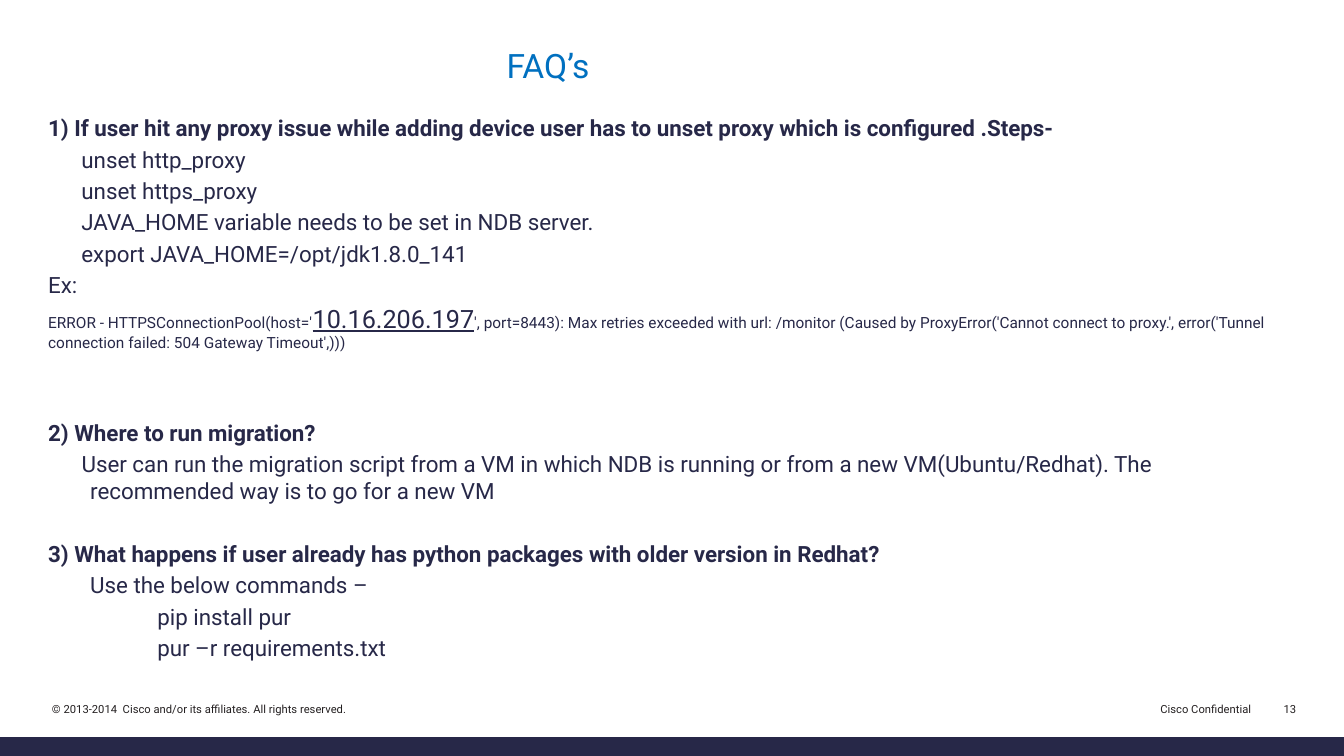
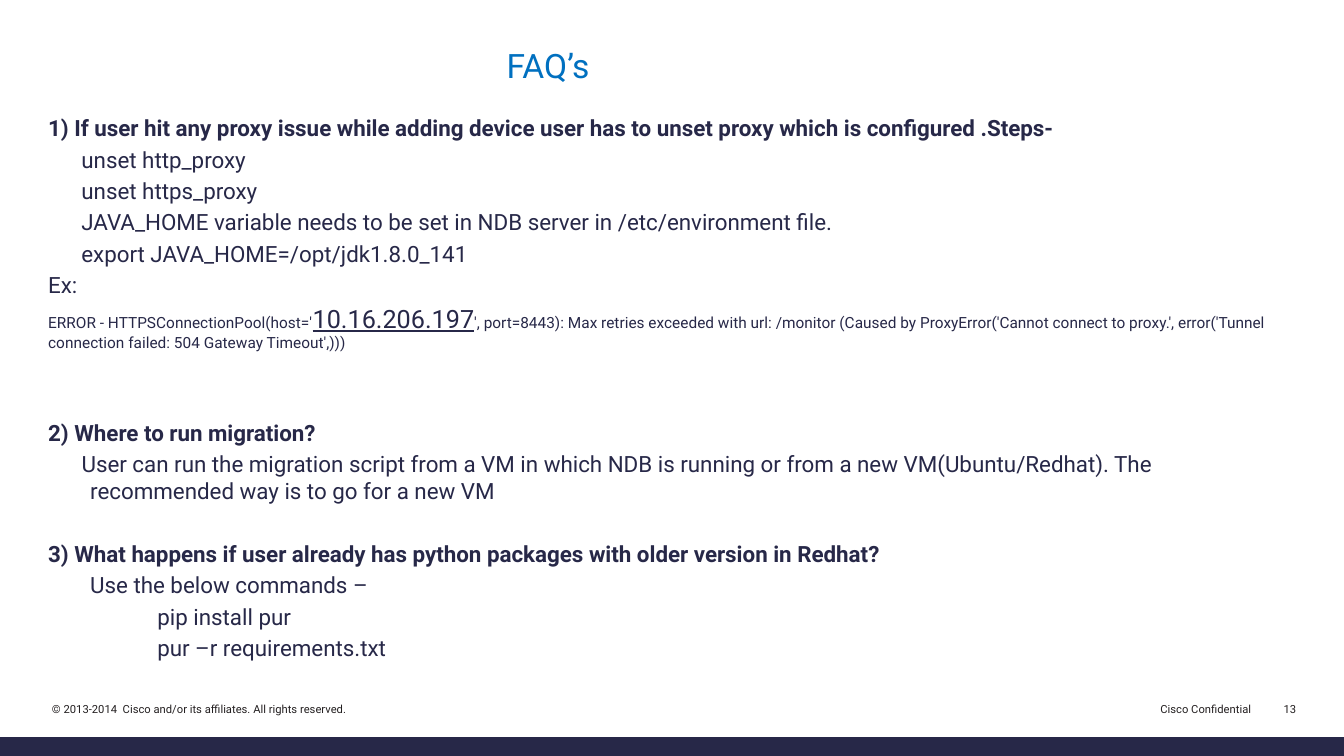
Before and after one commit to datacenter/nexus9000, a slide deck: slide 13 of nexusdatabroker/NDBMigration/NDBMigrationScriptReadme.pptx. Drawn at 1344x756 pixels with LibreOffice and Linux fonts; fonts in the diff are those of the drawing. Boxes give left, top, right and bottom in pixels: in the first picture for what was removed or moved away, otherwise in the second. Text is boxed around its words. In the diff, an @@ line names an element or a change of style, - is before the commit and + after.

Commit message:
Added support for NDB non-default username/password, check added for JAVA_HOME environment variable

```diff
--- a/nexusdatabroker/NDBMigration/NDBMigrationScriptReadme.pptx
+++ b/nexusdatabroker/NDBMigration/NDBMigrationScriptReadme.pptx
@@ text at bbox=[81, 213, 832, 232]: text changed @@
-JAVA_HOME variable needs to be set in NDB server.
+JAVA_HOME variable needs to be set in NDB server in /etc/environment file.
```
Also in this commit, not shown: 2 other files.
